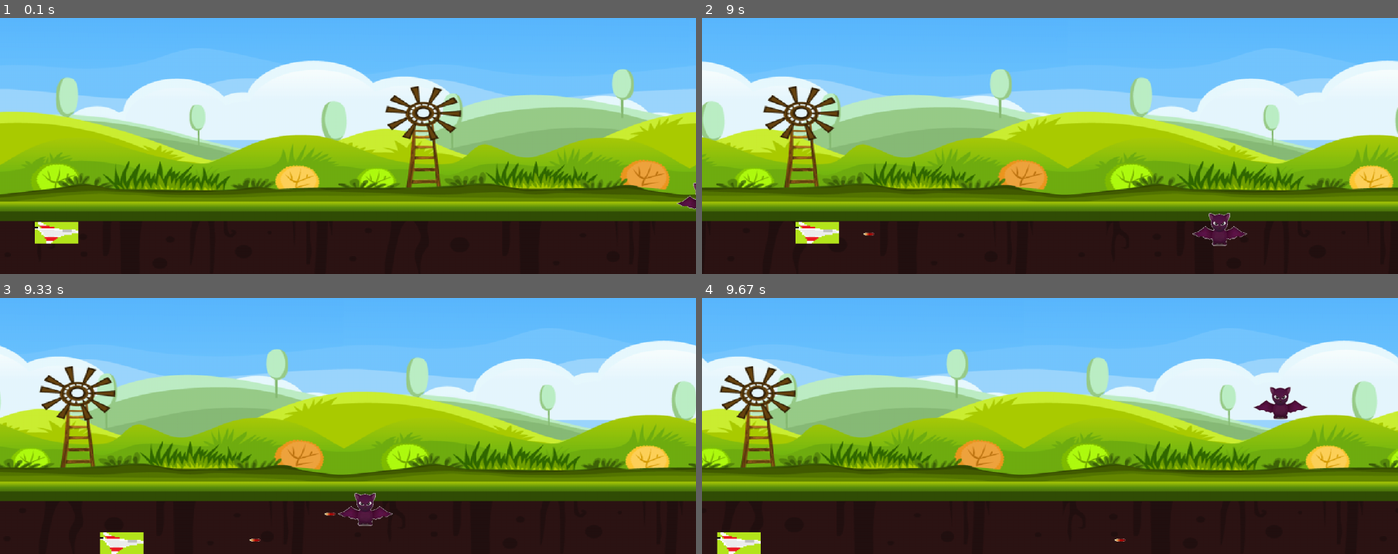
Above: before the commit, frames 1-4 (two rows, left to right).
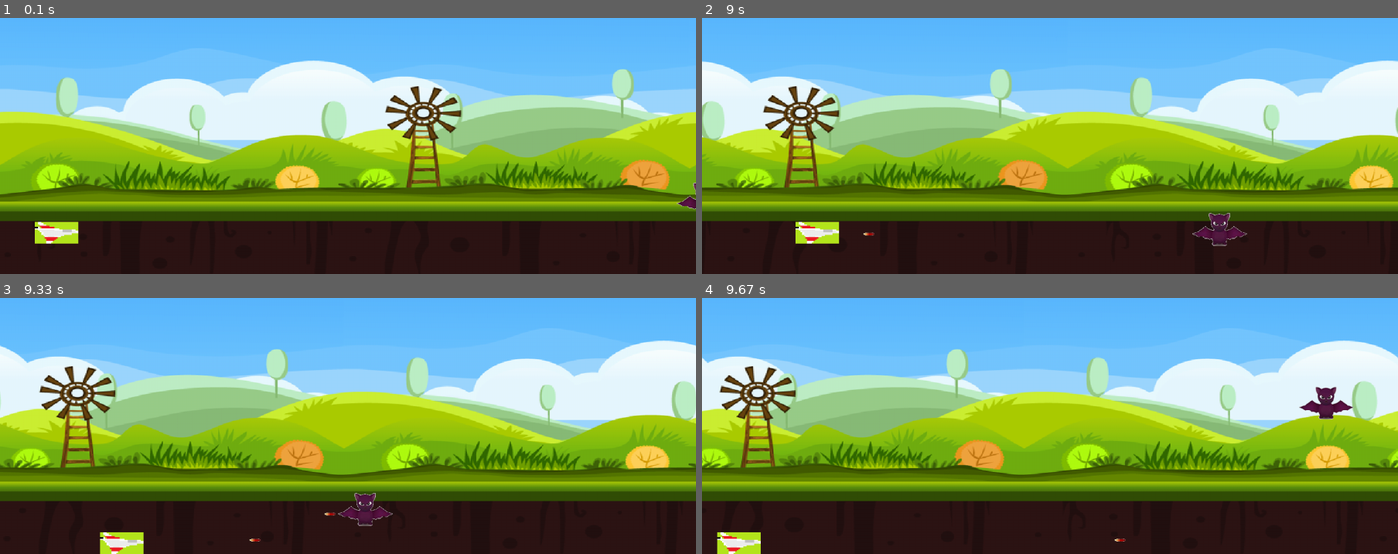
Above: after the commit, the same moments.

Repository: DJmong/Pygame
Game: pygame game, started from main.py
The game is run twice, just before and just after one commit, with the same random seed, the same clock (stepped at 60 frames per second) and the same inputs.
Inputs:
- Up to frame 1 (0.1 s): no input
- Up to frame 2 (9 s): tap Ctrl at 0.33, 0.73, 1.03, 1.23, 1.57, 1.87, 4.47, 4.87, 5.17, 5.37, 5.67, 5.87, 6.2, 6.5, 6.7, 7, 7.27, 7.6, 7.9, 8.03, 8.43, 8.73 s; hold Right 0.67-1.13 s; hold Up 1.17-1.47 s; hold Right 1.5-1.97 s; hold Down 4.4-4.77 s; hold Left 4.8-5.27 s; hold Right 5.3-5.77 s; hold Up 5.8-6.1 s; hold Right 6.13-6.6 s; hold Left 6.63-7.17 s; hold Down 7.2-7.5 s; hold Left 7.53-7.93 s; hold Up 7.97-8.33 s; hold Right from 8.37 s (still down)
- Up to frame 3 (9.33 s): release Right at 9 s; hold Down from 9.03 s (still down); tap Ctrl at 9.1 s
- Up to frame 4 (9.67 s): release Down at 9.4 s; hold Left from 9.43 s (still down); tap Ctrl at 9.5 s

Frames 1-3 are identical in both runs. In frame 4, 0.9% of the frame differs, in the area x 79-94%, y 34-48%.

Commit message:
Modify boom Effect
> boom effect was too short, now it is longer x5 than before

Diff:
--- a/main.py
+++ b/main.py
@@ -208,10 +208,15 @@
         if not batDeath:
             drawObject(bat.getImage(), bat_x, bat_y)
         else:
+            if boom_count == 0:
+                bgm.playSfx('sfx.mp3')
+            boom_count += 1
             drawObject(boom, bat_x, bat_y)
-            bgm.playSfx('sfx.mp3')
-            bat.setLocation(width, random.randrange(0, height - bat_height))
-            batDeath = False
+
+            if boom_count > 6:
+                bat.setLocation(width, random.randrange(0, height - bat_height))
+                batDeath = False
+                boom_count = 0
             # bgm.playSfx('stop.mp3')
 
         if len(bullet_list) != 0:
--- a/source/character.py
+++ b/source/character.py
@@ -91,6 +91,9 @@
     def setOwn(self, owner):
         self.owner = owner
 
+    def getOwn(self):
+        return self.owner
+
     def isOwner(self, obj):
         if self.owner == obj:
             return True
